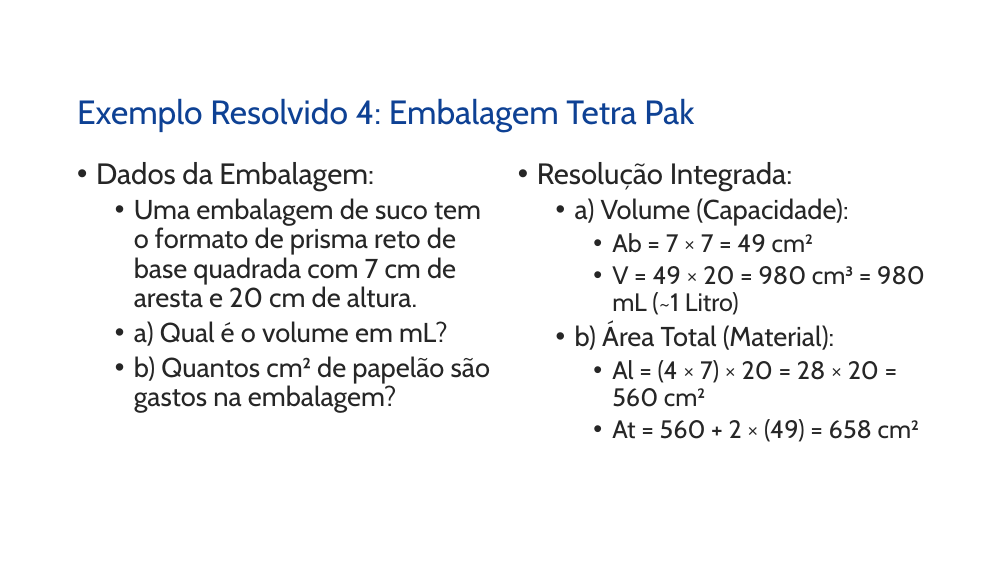
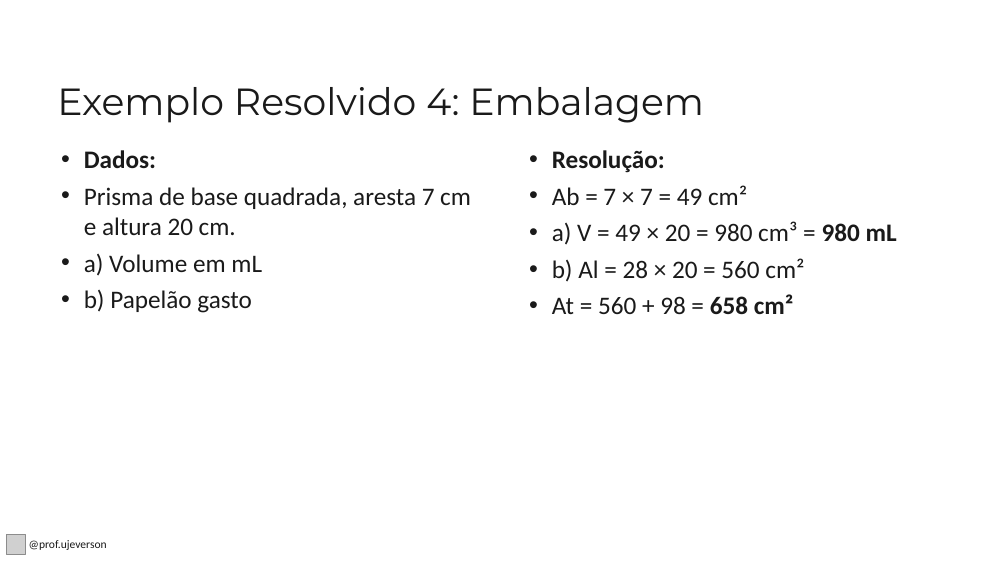
Before and after one commit to Ujeverson/uaippt, a slide deck: slide 30 of Prismas_Area_e_Volume_9Ano.pptx. Drawn at 1008x567 pixels with LibreOffice and Linux fonts; fonts in the diff are those of the drawing; grey boxes stand for pictures; background and template pictures are left out. Boxes give left, top, right and bottom in pixels: in the first picture for what was removed or moved away, otherwise in the second. Text is boxed around its words. In the diff, an @@ line names an element or a change of style, - is before the commit and + after.

```diff
--- a/Prismas_Area_e_Volume_9Ano.pptx
+++ b/Prismas_Area_e_Volume_9Ano.pptx
@@ title at bbox=[57, 87, 704, 123]: text changed; size 32 to 36 pt; font Cabin to Montserrat; text colour #0E4194 to #1A1A1A @@
-Exemplo Resolvido 4: Embalagem Tetra Pak
+Exemplo Resolvido 4: Embalagem
@@ text "Resolução:": place and size @@
-text "Resolução:" at bbox=[537, 162, 925, 442]
+text "Resolução:" at bbox=[552, 150, 897, 314]
@@ text at bbox=[84, 150, 471, 313]: text changed; size 26 to 24 pt; font Cabin to Calibri; text colour #262626 to #1A1A1A @@
-• Dados da Embalagem:
-  • Uma embalagem de suco tem o formato de prisma reto de base quadrada com 7 cm de aresta e 20 cm de altura.
-  • a) Qual é o volume em mL?
-  • b) Quantos cm² de papelão são gastos na embalagem?
+• Dados:
+• Prisma de base quadrada, aresta 7 cm e altura 20 cm.
+• a) Volume em mL
+• b) Papelão gasto
@@ text at bbox=[552, 150, 665, 173]: text changed; size 26 to 24 pt; font Cabin to Calibri; text colour #262626 to #1A1A1A; bold on @@
-• Resolução Integrada:
-  • a) Volume (Capacidade):
+• Resolução:
@@ text at bbox=[552, 185, 747, 205]: font Cabin to Calibri, text colour #262626 to #1A1A1A in "Ab = 7 × 7 = 49 ..."; list level 3 to 1 in "Ab = 7 × 7 ..."; line spacing 0.9 to 1 @@
@@ text at bbox=[552, 221, 897, 314]: text changed; font Cabin to Calibri; text colour #262626 to #1A1A1A @@
-    • V = 49 × 20 = 980 cm³ = 980 mL (~1 Litro)
-  • b) Área Total (Material):
-    • Al = (4 × 7) × 20 = 28 × 20 = 560 cm²
-    • At = 560 + 2 × (49) = 658 cm²
+• a) V = 49 × 20 = 980 cm³ = 980 mL
+• b) Al = 28 × 20 = 560 cm²
+• At = 560 + 98 = 658 cm²
@@ picture added at bbox=[6, 535, 26, 554] @@
@@ text added at bbox=[29, 540, 107, 550], 11 pt, text #1A1A1A @@
+@prof.ujeverson
```
Also in this commit, not shown: 30 other slides changed, 2 slides added, 2 slides removed, 10 other files.
